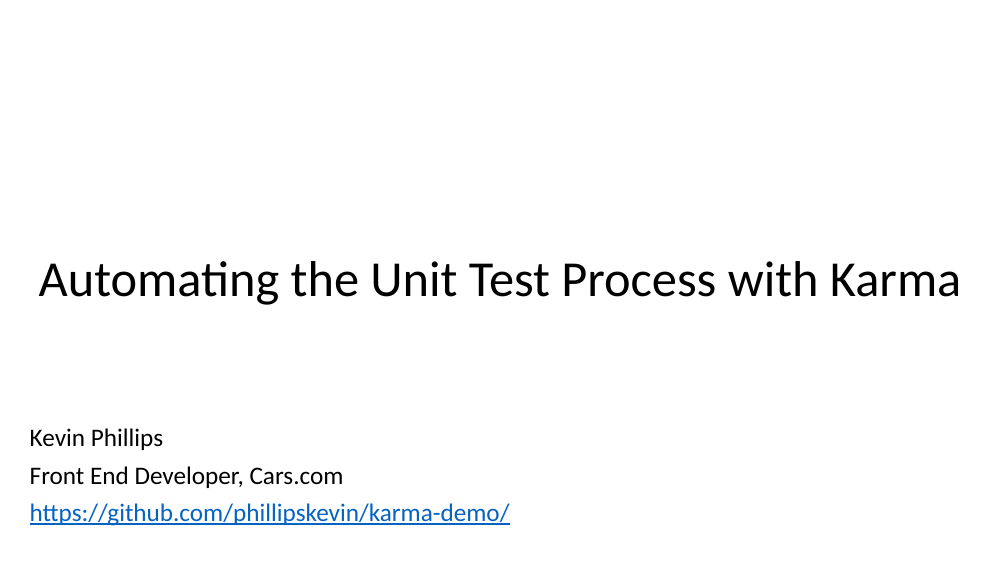
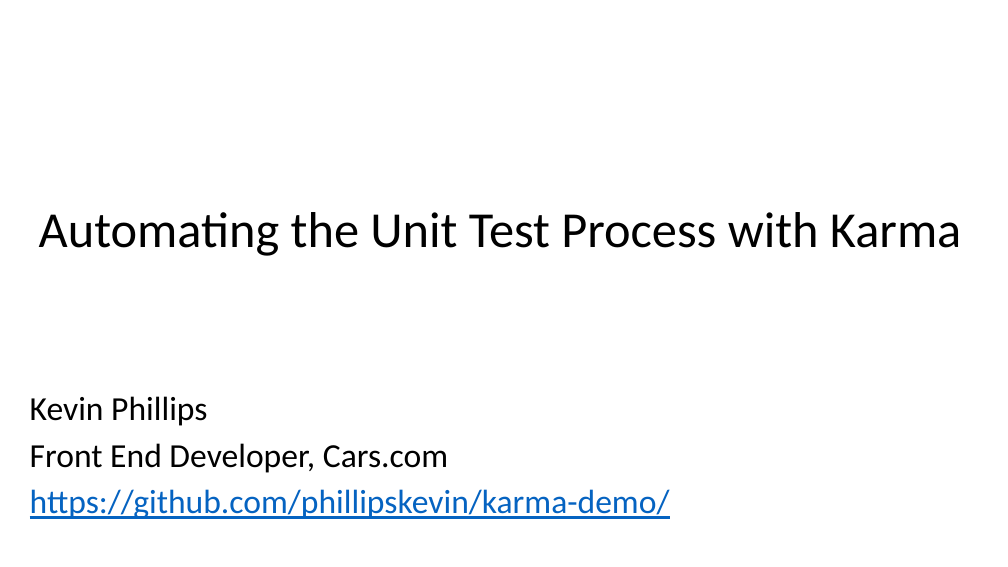
Before and after one commit to phillipskevin/karma-demo, a slide deck: slide 1 of karma-demo-slides.pptx. Drawn at 1008x567 pixels with LibreOffice and Linux fonts; fonts in the diff are those of the drawing. Boxes give left, top, right and bottom in pixels: in the first picture for what was removed or moved away, otherwise in the second. Text is boxed around its words. In the diff, an @@ line names an element or a change of style, - is before the commit and + after.

Commit message:
fonts

```diff
--- a/karma-demo-slides.pptx
+++ b/karma-demo-slides.pptx
@@ title "Automating the Unit Test Process ..." moved from (x1=39, y1=261, x2=961, y2=305) to (x1=39, y1=212, x2=961, y2=256) @@
@@ subtitle "Kevin Phillips" moved from (x1=30, y1=428, x2=510, y2=526) to (x1=30, y1=396, x2=670, y2=519) @@
@@ subtitle "Kevin Phillips" at (x1=30, y1=396, x2=670, y2=519): size 24 to 32 pt @@
```
Also in this commit, not shown: 13 other slides changed, 1 slide added.
